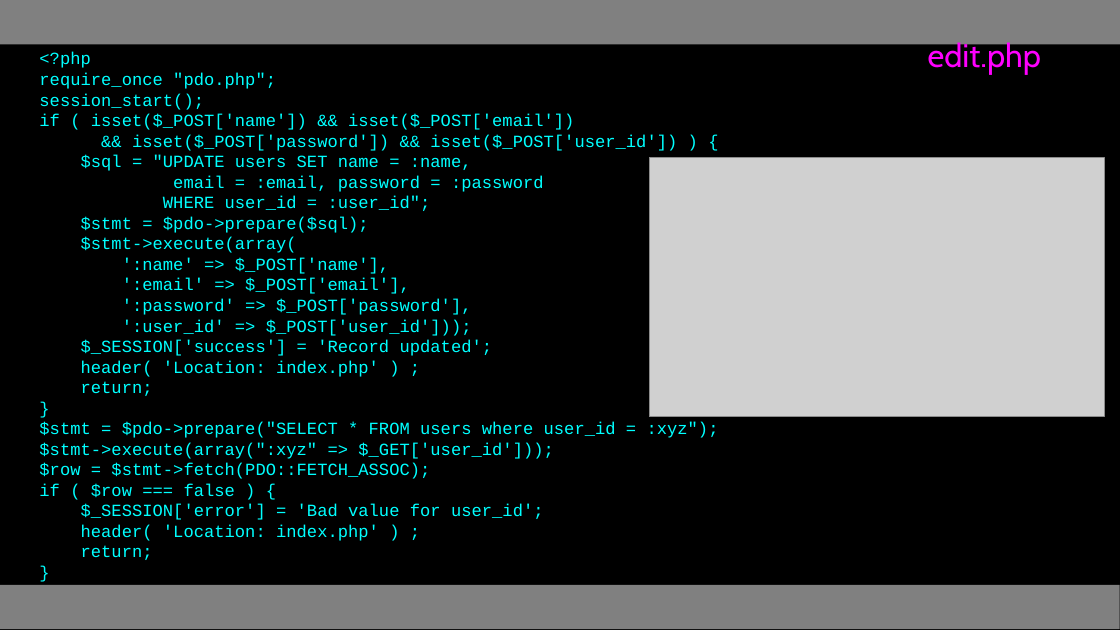
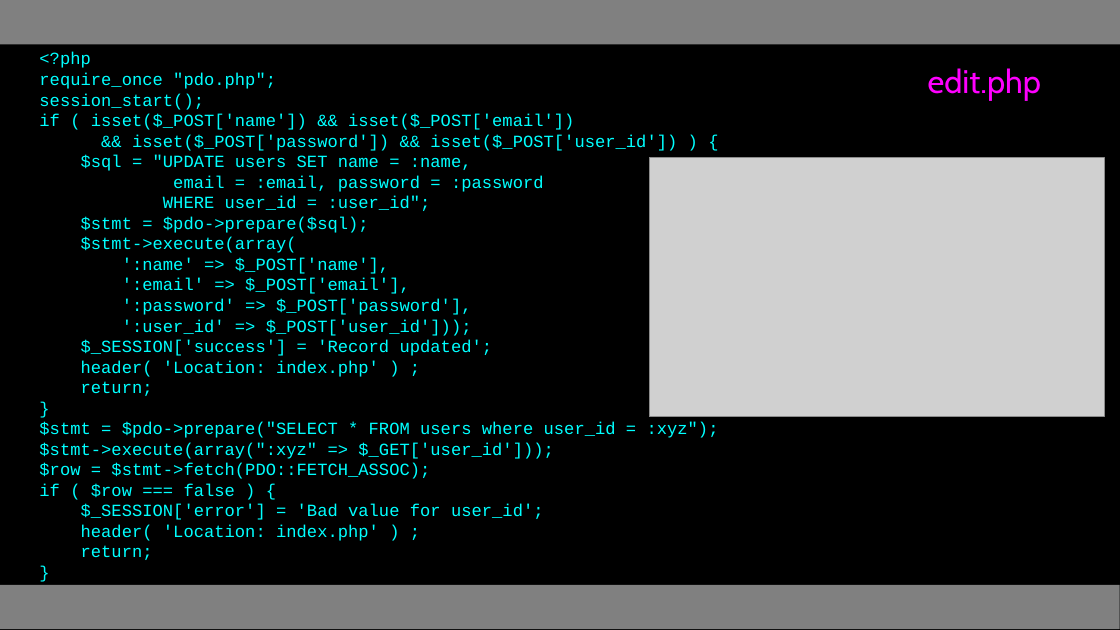
Before and after one commit to csev/wa4e, a slide deck: slide 13 of lectures/PHP-10-CRUD.ppt. Drawn at 1120x630 pixels with LibreOffice and Linux fonts; fonts in the diff are those of the drawing; grey boxes stand for pictures. Boxes give left, top, right and bottom in pixels: in the first picture for what was removed or moved away, otherwise in the second. Text is boxed around its words. In the diff, an @@ line names an element or a change of style, - is before the commit and + after.

```diff
--- a/lectures/PHP-10-CRUD.ppt
+++ b/lectures/PHP-10-CRUD.ppt
@@ text "edit.php": place and size @@
-text "edit.php" at [928, 40, 1042, 75]
+text "edit.php" at [928, 68, 1042, 101]
```
Also in this commit, not shown: 12 other slides changed, 1 slide added, 1 slide removed, 4 other files.
